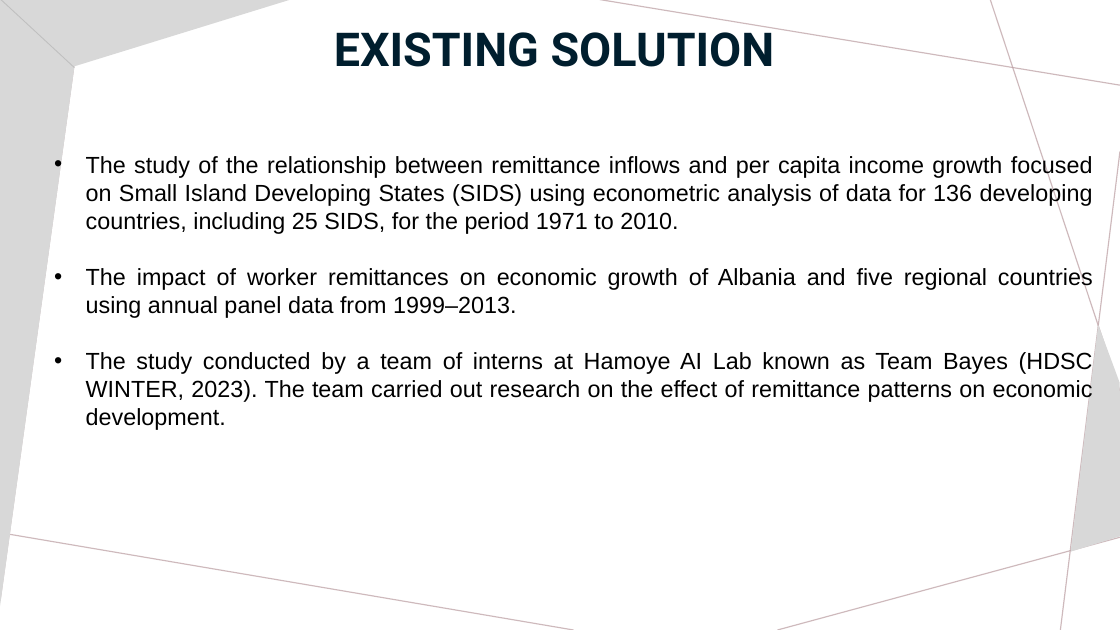
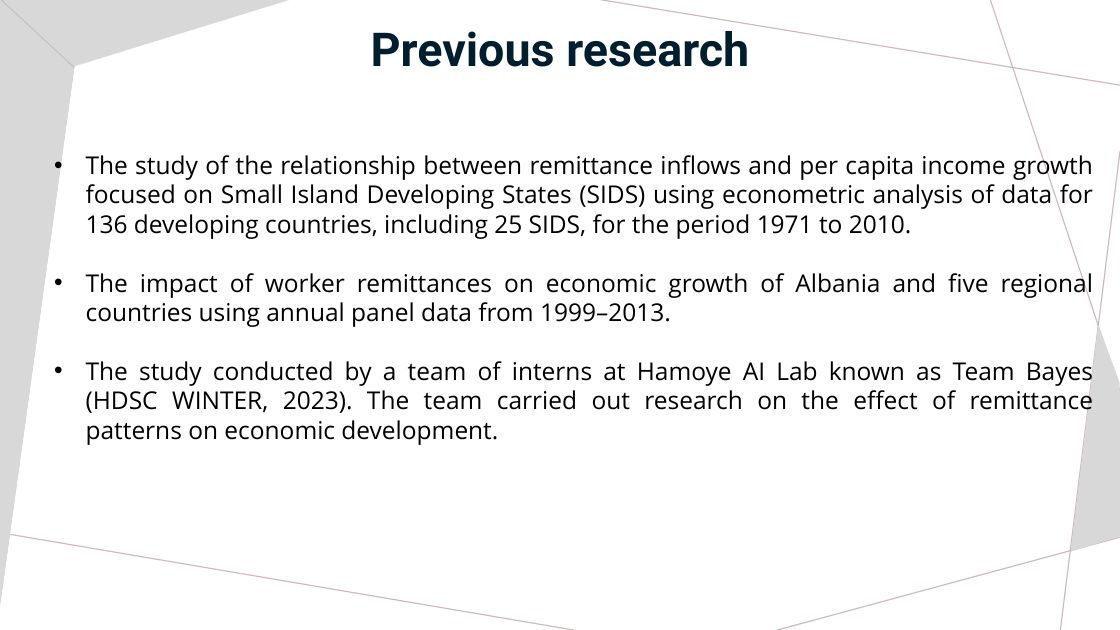
Before and after one commit to MiracleUche123/CatBoost-Team-Project, a slide deck: slide 4 of Presentation Slide Team Catboost.pptx. Drawn at 1120x630 pixels with LibreOffice and Linux fonts; fonts in the diff are those of the drawing. Boxes give left, top, right and bottom in pixels: in the first picture for what was removed or moved away, otherwise in the second. Text is boxed around its words. In the diff, an @@ line names an element or a change of style, - is before the commit and + after.

```diff
--- a/Presentation Slide Team Catboost.pptx
+++ b/Presentation Slide Team Catboost.pptx
@@ title at [371, 24, 749, 67]: text changed @@
-EXISTING SOLUTION
+Previous research
@@ text "The study of the relationship ..." at [86, 151, 1094, 445]: size 20 to 21 pt, font Arial to Open Sans; indent changed @@
```
Also in this commit, not shown: 7 other slides changed, 10 slides added, 5 slides removed.
